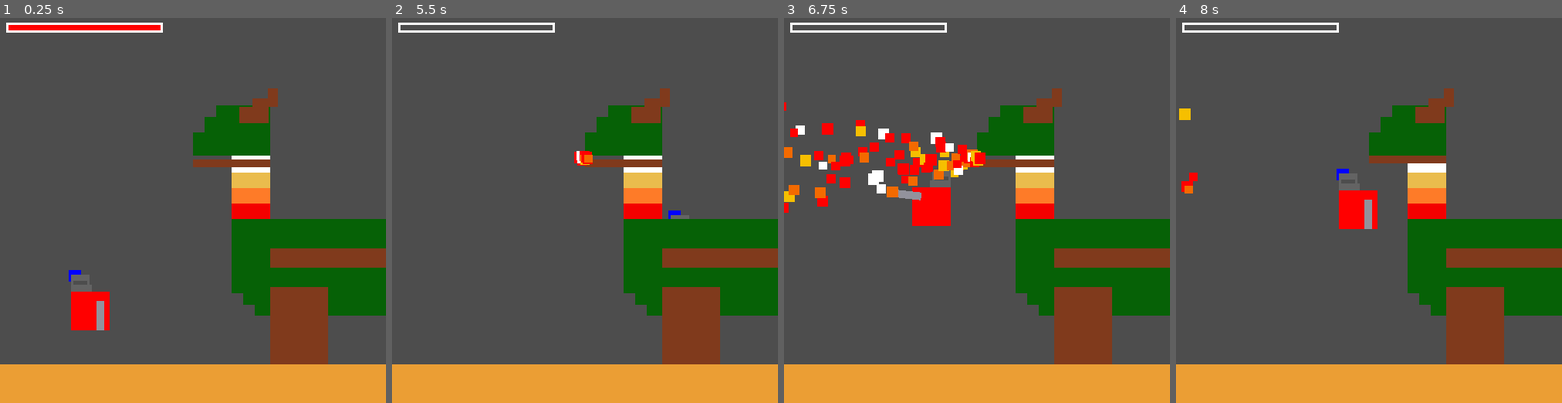
Above: before the commit, frames 1-4 (left to right).
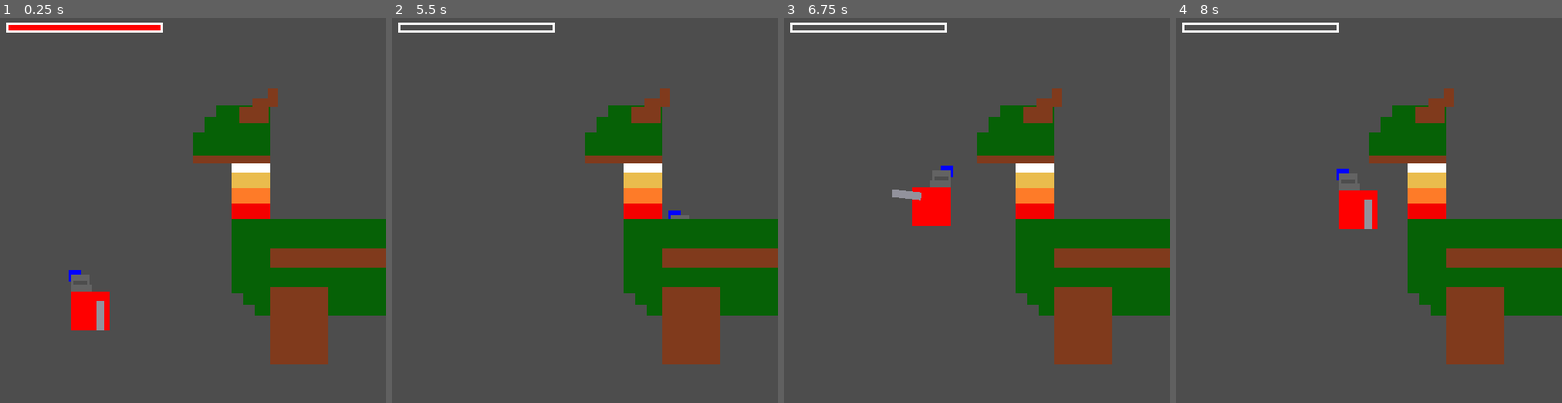
Above: after the commit, the same moments.

Repository: AceLeft/Dragon-Fall-Godot
Game: Godot game, scene res://lair/lair.tscn
The game is run twice, just before and just after one commit, with the same random seed, the same clock (stepped at 60 frames per second) and the same inputs.
Inputs:
- Up to frame 1 (0.25 s): no input
- Up to frame 2 (5.5 s): hold Space (attack) 0.53-1.28 s; hold D (move_right) 0.53-2.03 s; tap S (jump) at 0.77, 1.52, 3.02, 3.77, 4.52 s; tap Space (attack) at 1.35, 2.85, 4.35 s; hold Left (move_left) 2.03-2.78 s; hold Space (attack) 2.03-2.78 s; hold D (move_right) 2.78-4.28 s; hold Space (attack) 3.53-4.28 s; hold Left (move_left) 4.28-5.03 s; hold D (move_right) from 5.03 s (still down); hold Space (attack) from 5.03 s (still down)
- Up to frame 3 (6.75 s): release D (move_right) at 5.78 s; release Space (attack) at 5.78 s; hold Left (move_left) from 5.78 s (still down); tap Space (attack) at 5.85 s; tap S (jump) at 6.02 s; hold Space (attack) from 6.53 s (still down)
- Up to frame 4 (8 s): tap S (jump) at 6.77, 7.52 s; release Left (move_left) at 7.28 s; release Space (attack) at 7.28 s; hold D (move_right) from 7.28 s (still down); tap Space (attack) at 7.35 s

The runs differ from the first frame. In frame 1, 10% of the frame differs, in the area x 0-100%, y 35-100%; in frame 2, 11%; in frame 3, 14%, in the area x 0-100%, y 21-100%; in frame 4, 10%.

Commit message:
Make groundwork for starting on SlamGround move

Diff:
--- a/project/common/off_screen_remover.gd
+++ b/project/common/off_screen_remover.gd
@@ -2,5 +2,4 @@
 
 
 func _on_screen_exited() -> void:
-	print("kileld it")
 	$"./.".queue_free()
--- a/project/dragon/dragon.gd
+++ b/project/dragon/dragon.gd
@@ -1,4 +1,10 @@
 extends Node2D
+
+enum ATTACKS{
+	BreatheFire,
+	SlamGround
+}
+
 
 var _attacking := false
 
@@ -9,8 +15,12 @@
 
 func _on_choose_new_attack_timer_timeout() -> void:
 	if not _attacking:
-		_attack_animator.play("lower_jaw")
-		_attacking = true
+		var current_attack = ATTACKS.SlamGround
+		if current_attack == ATTACKS.BreatheFire:
+			_attack_animator.play("lower_jaw")
+			_attacking = true
+		elif current_attack == ATTACKS.SlamGround:
+			pass
 
 
 func _on_fire_timer_timeout() -> void:
--- a/project/dragon/dragon.tscn
+++ b/project/dragon/dragon.tscn
@@ -146,9 +146,9 @@
 
 [node name="Jaw" type="ColorRect" parent="DragonParts"]
 offset_left = 250.0
-offset_top = 185.0
+offset_top = 180.0
 offset_right = 350.0
-offset_bottom = 195.0
+offset_bottom = 190.0
 color = Color(0.501961, 0.227451, 0.109804, 1)
 
 [node name="FootArea" type="Area2D" parent="DragonParts"]
@@ -188,6 +188,9 @@
 "": SubResource("AnimationLibrary_pd8oy")
 }
 
+[node name="QuakeStartMarker" type="Marker2D" parent="."]
+position = Vector2(350, 450)
+
 [connection signal="timeout" from="ChooseNewAttackTimer" to="." method="_on_choose_new_attack_timer_timeout"]
 [connection signal="timeout" from="FireTimer" to="." method="_on_fire_timer_timeout"]
 [connection signal="animation_finished" from="AttackAnimations" to="." method="_on_attack_animations_animation_finished"]
--- /dev/null
+++ b/project/enemies/quake_piece.tscn
@@ -0,0 +1,22 @@
+[gd_scene load_steps=3 format=3 uid="uid://dyo1n8ihmby3l"]
+
+[ext_resource type="PackedScene" uid="uid://c6g88gnttwmpl" path="res://common/off_screen_remover.tscn" id="2_iqfhj"]
+
+[sub_resource type="RectangleShape2D" id="RectangleShape2D_regdq"]
+size = Vector2(20, 189)
+
+[node name="QuakePiece" type="RigidBody2D"]
+collision_layer = 2
+collision_mask = 0
+
+[node name="ColorRect" type="ColorRect" parent="."]
+offset_left = -20.0
+offset_bottom = 189.0
+color = Color(0.921569, 0.619608, 0.0470588, 1)
+
+[node name="CollisionShape2D" type="CollisionShape2D" parent="."]
+position = Vector2(-10, 94.5)
+shape = SubResource("RectangleShape2D_regdq")
+
+[node name="OffScreenRemover" parent="." instance=ExtResource("2_iqfhj")]
+position = Vector2(-10, 10)
--- a/project/lair/floor.tscn
+++ b/project/lair/floor.tscn
@@ -8,6 +8,7 @@
 collision_mask = 3
 
 [node name="FloorRect" type="ColorRect" parent="."]
+visible = false
 offset_top = 450.0
 offset_right = 500.0
 offset_bottom = 500.0
